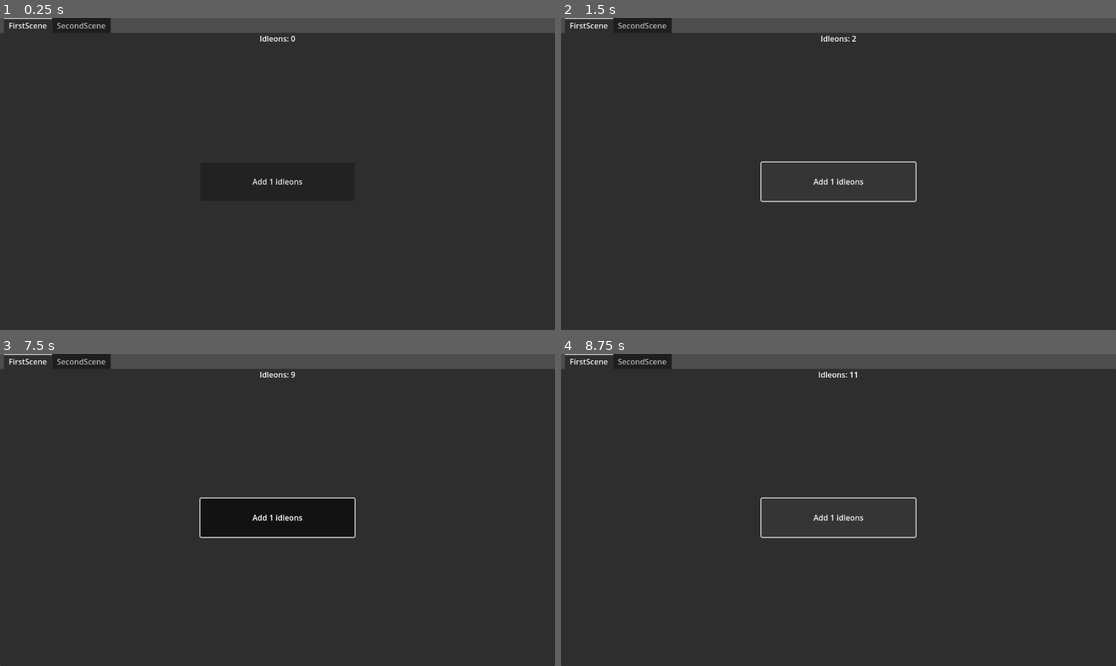
Above: before the commit, frames 1-4 (two rows, left to right).
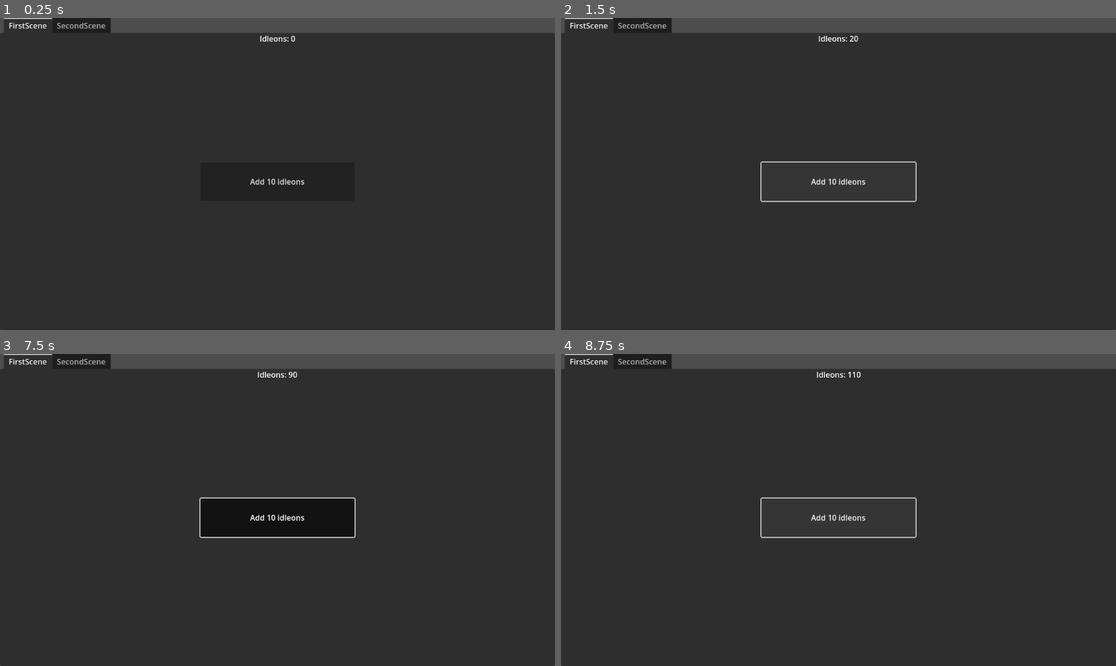
Above: after the commit, the same moments.

Repository: fran3d/Godot_tests
Game: Godot game, scene res://scenes/singletones/game/game.tscn
Same seed, same stepped clock (60 frames per second), same inputs: the game is played once before the commit and once after it. Before the commit the project starts from res://scenes/singletones/game.tscn.
Inputs:
- Up to frame 1 (0.25 s): no input
- Up to frame 2 (1.5 s): click "Add 1 idleons" (after the commit: "Add 10 idleons") at 0.5 s; click "Add 1 idleons" (after the commit: "Add 10 idleons") at 1.25 s
- Up to frame 3 (7.5 s): click "Add 1 idleons" (after the commit: "Add 10 idleons") at 2 s; tap Enter at 2.75, 4.25, 5.75 s; hold Space (my_action) 2.78-3.53 s; tap Space (my_action) at 3.6, 5.1, 6.6 s; hold Space (my_action) 4.28-5.03 s; hold Space (my_action) 5.78-6.53 s; hold Space (my_action) from 7.28 s (still down)
- Up to frame 4 (8.75 s): release Space (my_action) at 8.03 s; tap Space (my_action) at 8.1 s

The runs differ from the first frame. In frame 1, 0.1% of the frame differs, in the area x 45-55%, y 51-54%; in frame 2, 0.2%; in frame 3, 0.2%; in frame 4, 0.2%, in the area x 45-55%, y 5-54%.

Commit message:
idle tutorial 3

Diff:
--- a/project.godot
+++ b/project.godot
@@ -11,7 +11,7 @@
 [application]
 
 config/name="Godot tests"
-run/main_scene="res://scenes/singletones/game.tscn"
+run/main_scene="res://scenes/singletones/game/game.tscn"
 config/features=PackedStringArray("4.3", "Forward Plus")
 config/icon="res://icon.svg"
 
--- a/scenes/first_scene/first_scene.gd
+++ b/scenes/first_scene/first_scene.gd
@@ -4,7 +4,7 @@
 ## Reference to the data object.
 var data:Data = Game.ref.data
 
-@export var amountIdleons:int = 1
+@export var amountIdleons:int = 10
 
 
 func _ready() -> void:
--- a/scenes/second_scene/second_scene.gd
+++ b/scenes/second_scene/second_scene.gd
@@ -26,6 +26,7 @@
 
 	Game.ref.data.resources.idleons -= COST
 	Game.ref.data.progression.second_scene_unlocked = true
+	IdleonGenerator.ref.start_generator()
 
 	_display_view(true)
 
--- /dev/null
+++ b/scenes/singletones/clock/clock.gd
@@ -0,0 +1,32 @@
+class_name Clock
+extends Node
+## A ticking clock used to manage time in game
+
+## Singleton Reference
+static var ref:Clock
+
+## Constructor
+
+func _init() -> void:
+	if not ref:ref=self
+	else: queue_free()
+
+## Emitted when the clock just ticked.
+signal ticked
+
+## Time necessary for a tick to occur.
+var _tick_duration:float = 1.0
+## Progress toward the next tick.
+var _tick_progresion:float = 0.0
+
+func _process(delta:float) -> void:
+	_tick_progresion += delta
+
+	if _tick_progresion >= _tick_duration:
+		#print("tick!")
+		_tick()
+
+
+func _tick() -> void:
+	_tick_progresion -= _tick_duration
+	ticked.emit()
--- /dev/null
+++ b/scenes/singletones/clock/clock.tscn
@@ -0,0 +1,6 @@
+[gd_scene load_steps=2 format=3 uid="uid://drjmd8wq1yjg1"]
+
+[ext_resource type="Script" path="res://scenes/singletones/clock/clock.gd" id="1_kw2g5"]
+
+[node name="Clock" type="Node"]
+script = ExtResource("1_kw2g5")
--- a/scenes/singletones/game.tscn
+++ b/scenes/singletones/game/game.tscn
@@ -1,11 +1,17 @@
-[gd_scene load_steps=4 format=3 uid="uid://cauvu03f4ooyj"]
+[gd_scene load_steps=6 format=3 uid="uid://cauvu03f4ooyj"]
 
-[ext_resource type="Script" path="res://scenes/singletones/game.gd" id="1_ujrsm"]
+[ext_resource type="Script" path="res://scenes/singletones/game/game.gd" id="1_ujrsm"]
+[ext_resource type="PackedScene" uid="uid://drjmd8wq1yjg1" path="res://scenes/singletones/clock/clock.tscn" id="2_f7e0u"]
 [ext_resource type="PackedScene" uid="uid://dei0w3ggja387" path="res://scenes/first_scene/first_scene.tscn" id="2_ll12u"]
 [ext_resource type="PackedScene" uid="uid://bjmx1ttq5lh71" path="res://scenes/second_scene/second_scene.tscn" id="3_33ky0"]
+[ext_resource type="PackedScene" uid="uid://del662y50k5qa" path="res://scenes/singletones/idleonGenerator/idleon_generator.tscn" id="3_jt3lh"]
 
 [node name="Game" type="Node"]
 script = ExtResource("1_ujrsm")
+
+[node name="Clock" parent="." instance=ExtResource("2_f7e0u")]
+
+[node name="IdleonGenerator" parent="." instance=ExtResource("3_jt3lh")]
 
 [node name="TabContainer" type="TabContainer" parent="."]
 anchors_preset = 15
--- /dev/null
+++ b/scenes/singletones/idleonGenerator/idleon_generator.gd
@@ -0,0 +1,54 @@
+class_name IdleonGenerator
+extends Node
+## Passively generates Idleons
+
+## Singleton Reference
+static var ref:IdleonGenerator
+
+## Constructor
+func _init() -> void:
+	if not ref:ref=self
+	else: queue_free()
+
+## Duration of a production cycle
+var _cycle_duration:float = 3.0
+## Progression towards the next production cycle
+var _cycle_progression:float = 0.0
+## Amount of resources produced each cycle
+var _production:int = 1
+
+var _paused:bool=true
+
+
+func _ready()->void:
+	Clock.ref.ticked.connect(_on_clock_ticked)
+	if Game.ref.data.progression.second_scene_unlocked:
+		_paused=false
+	else:
+		_paused=true
+
+
+func _progress_cycle()->void:
+	if _paused:return
+
+	_cycle_progression += 1.0
+
+	if _cycle_progression >= _cycle_duration:
+		_generate()
+
+## Generate resources and refresh the cycle progression
+func _generate()->void:
+	_cycle_progression-=_cycle_duration
+
+	Game.ref.data.resources.idleons += _production
+
+## Unpauses the generator
+func start_generator()->void:
+	if Game.ref.data.progression.second_scene_unlocked == false:
+		return
+	_paused = false
+
+
+# Trigered when the clock just ticked
+func _on_clock_ticked()->void:
+	_progress_cycle()
--- /dev/null
+++ b/scenes/singletones/idleonGenerator/idleon_generator.tscn
@@ -0,0 +1,6 @@
+[gd_scene load_steps=2 format=3 uid="uid://del662y50k5qa"]
+
+[ext_resource type="Script" path="res://scenes/singletones/idleonGenerator/idleon_generator.gd" id="1_oxkwt"]
+
+[node name="IdleonGenerator" type="Node"]
+script = ExtResource("1_oxkwt")
Renamed: scenes/singletones/game.gd -> scenes/singletones/game/game.gd
